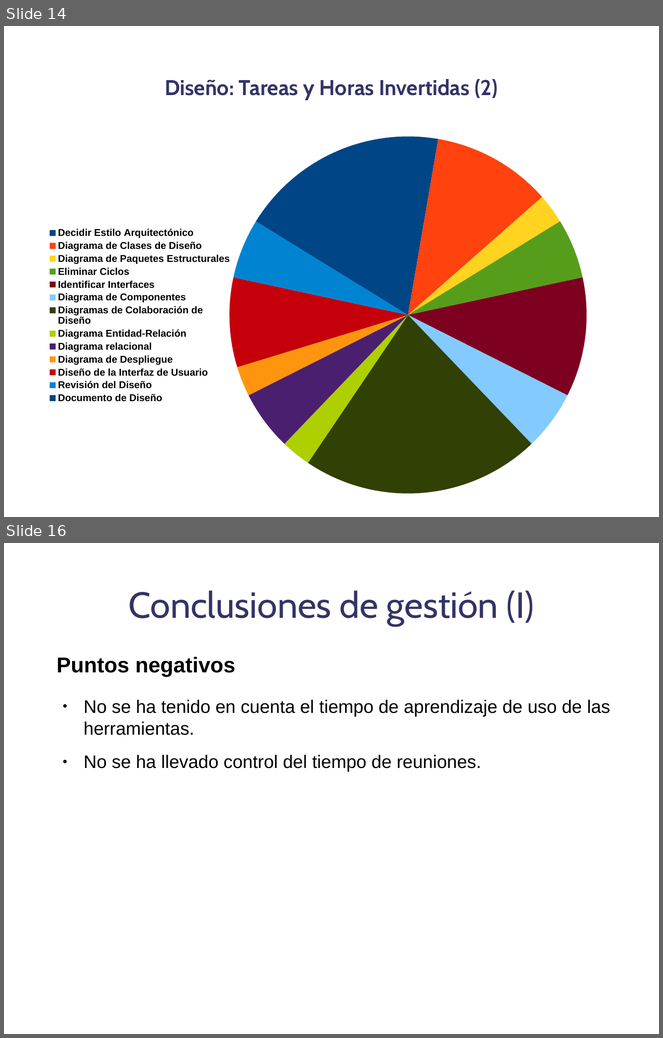
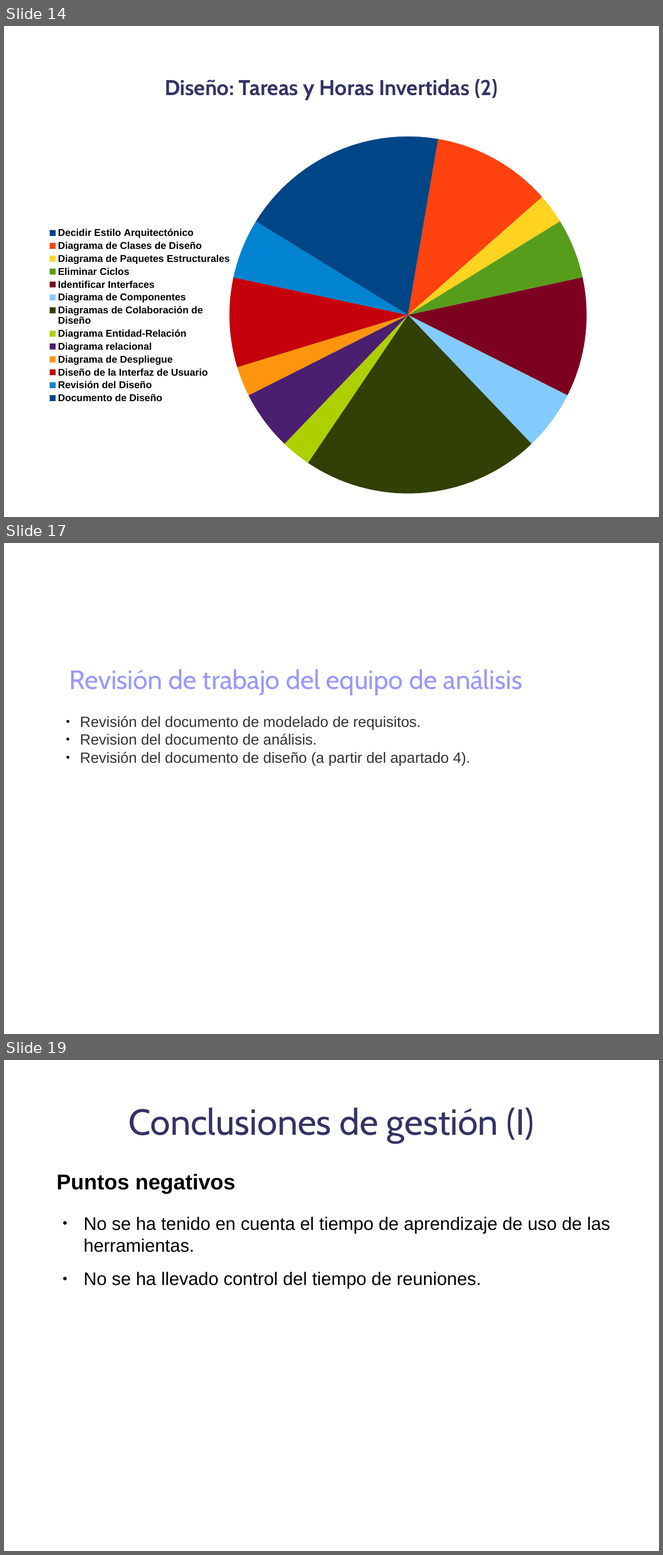
Before and after one commit to danoco78/touchteam, a slide deck: 1_iteracion/Planificación/Presentacion.odp. Shown one above the other, each under a label of ours: slides 14 and 16 before the commit, slides 14, 17 and 19 after it; the slides between them are not shown. The pictures are 663x1038 and 663x1555 pixels, drawn with LibreOffice and Linux fonts; fonts in the diff are those of the drawing; background and template pictures are left out. Boxes give left, top, right and bottom in pixels: in the first picture for what was removed or moved away, otherwise in the second. Text is boxed around its words. In the diff, an @@ line names an element or a change of style, - is before the commit and + after.

Commit message:
Presentación actualizada (Falta completar el apartado de conclusiones)

```diff
--- a/1_iteracion/Planificación/Presentacion.odp
+++ b/1_iteracion/Planificación/Presentacion.odp
@@ slide 17 added at [4, 543, 659, 1034], background picture (left out) @@
@@ text added at [69, 669, 523, 766], 18 pt, text #333333 @@
+Revisión de trabajo del equipo de análisis
+        ● Revisión del documento de modelado de requisitos.
+        ● Revision del documento de análisis.
+        ● Revisión del documento de diseño (a partir del apartado 4).
@@ what was slide 16 is now slide 19 @@
```
Also in this commit, not shown: 5 slides changed, 15 other slides added, 1 slide removed.
